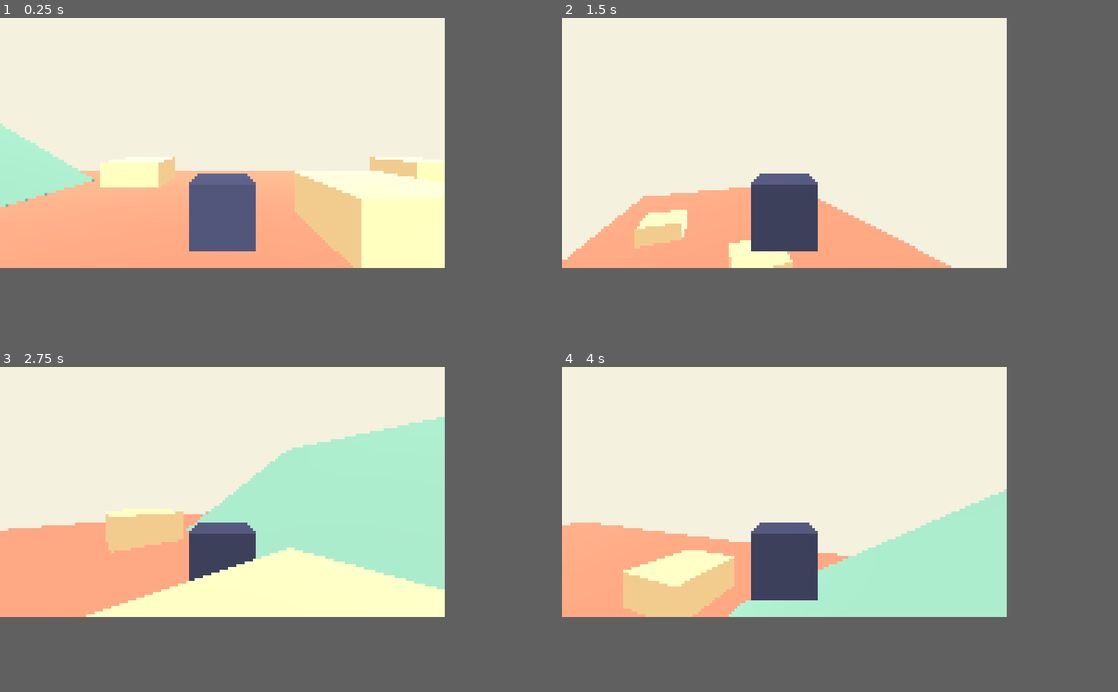
Above: before the commit, frames 1-4 (two rows, left to right).
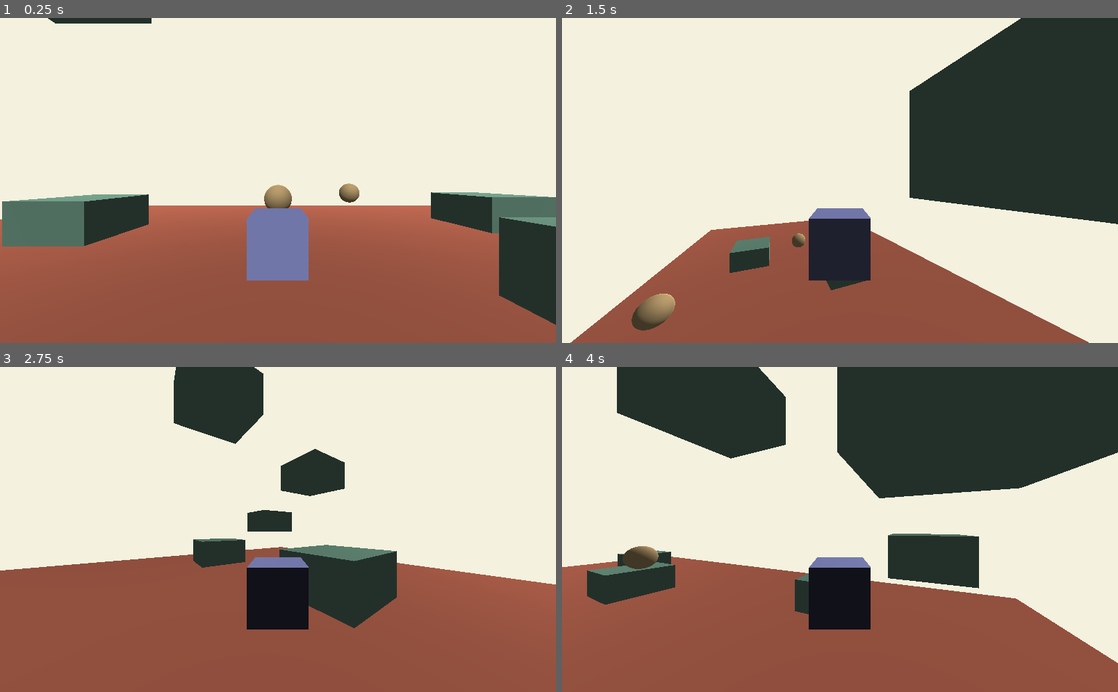
Above: after the commit, the same moments.

Repository: onsclom/shaders
Game: Godot game, scene res://World.tscn
Two runs of this game, one before a commit and one after it. Both use one fixed random seed, a clock stepped at 60 frames per second and the inputs below.
Inputs:
- Up to frame 1 (0.25 s): no input
- Up to frame 2 (1.5 s): hold D (move_right) 0.53-1.28 s; tap Space (jump) at 0.77 s; hold S (move_backwards) from 1.28 s (still down)
- Up to frame 3 (2.75 s): tap Space (jump) at 1.52 s; release S (move_backwards) at 2.03 s; hold D (move_right) from 2.03 s (still down)
- Up to frame 4 (4 s): release D (move_right) at 2.78 s; hold W (move_forwards) 2.78-3.53 s; tap Space (jump) at 3.02, 3.77 s; hold A (move_left) from 3.53 s (still down)
The window is 640x360 before the commit and 800x468 after it. Grey fills any space a smaller window leaves; there, only what the larger window draws over its background counts as a difference.

The runs differ from the first frame. In frame 1, 52% of the frame differs, in the area x 0-100%, y 0-100%; in frame 2, 46%; in frame 3, 62%; in frame 4, 68%.

Commit message:
Visual changes

Diff:
--- a/multiplayerTesting/Player.gd
+++ b/multiplayerTesting/Player.gd
@@ -31,7 +31,8 @@
 	move_vec = move_vec.rotated(Vector3(0, 1, 0), rotation.y)
 	move_vec *= MOVE_SPEED
 	move_vec.y = y_velo
-	move_and_slide(move_vec, Vector3(0, 1, 0))
+
+	y_velo = move_and_slide(move_vec, Vector3(0, 1, 0)).y
 
 	var grounded = is_on_floor()
 	y_velo -= GRAVITY
--- a/multiplayerTesting/Player.tscn
+++ b/multiplayerTesting/Player.tscn
@@ -5,15 +5,17 @@
 [sub_resource type="BoxShape" id=1]
 
 [sub_resource type="Environment" id=2]
-ambient_light_color = Color( 1, 1, 1, 1 )
+ambient_light_color = Color( 0.270588, 0.270588, 0.270588, 1 )
 
-[sub_resource type="SpatialMaterial" id=4]
+[sub_resource type="SpatialMaterial" id=3]
+params_diffuse_mode = 4
 albedo_color = Color( 0.239216, 0.25098, 0.356863, 1 )
+roughness = 0.5
 
-[sub_resource type="CubeMesh" id=3]
-material = SubResource( 4 )
+[sub_resource type="CubeMesh" id=4]
+material = SubResource( 3 )
 
-[node name="KinematicBody" type="KinematicBody"]
+[node name="Player" type="KinematicBody"]
 script = ExtResource( 1 )
 
 [node name="CollisionShape" type="CollisionShape" parent="."]
@@ -24,7 +26,8 @@
 [node name="Camera" type="Camera" parent="Spatial"]
 transform = Transform( 1, 0, 0, 0, 1, 0, 0, 0, 1, 0, 2.22621, 6.2586 )
 environment = SubResource( 2 )
+fov = 90.0
 
 [node name="MeshInstance" type="MeshInstance" parent="."]
-mesh = SubResource( 3 )
+mesh = SubResource( 4 )
 material/0 = null
--- a/multiplayerTesting/World.tscn
+++ b/multiplayerTesting/World.tscn
@@ -1,6 +1,7 @@
-[gd_scene load_steps=9 format=2]
+[gd_scene load_steps=11 format=2]
 
 [ext_resource path="res://Player.tscn" type="PackedScene" id=1]
+[ext_resource path="res://websocketClient.tscn" type="PackedScene" id=2]
 
 [sub_resource type="SpatialMaterial" id=1]
 albedo_color = Color( 0.878431, 0.478431, 0.372549, 1 )
@@ -11,22 +12,24 @@
 [sub_resource type="ConcavePolygonShape" id=3]
 data = PoolVector3Array( -1, 1, 1, 1, 1, 1, -1, -1, 1, 1, 1, 1, 1, -1, 1, -1, -1, 1, 1, 1, -1, -1, 1, -1, 1, -1, -1, -1 …(284 unchanged characters)…
 
-[sub_resource type="SpatialMaterial" id=4]
+[sub_resource type="SpatialMaterial" id=5]
+albedo_color = Color( 0.505882, 0.698039, 0.603922, 1 )
+
+[sub_resource type="CubeMesh" id=6]
+material = SubResource( 5 )
+
+[sub_resource type="SpatialMaterial" id=9]
 albedo_color = Color( 0.94902, 0.8, 0.560784, 1 )
 
-[sub_resource type="CubeMesh" id=5]
-material = SubResource( 4 )
+[sub_resource type="SphereMesh" id=7]
+material = SubResource( 9 )
 
-[sub_resource type="SpatialMaterial" id=6]
-albedo_color = Color( 0.505882, 0.698039, 0.603922, 1 )
-
-[sub_resource type="CubeMesh" id=7]
-material = SubResource( 6 )
+[sub_resource type="SphereShape" id=8]
 
 [node name="Spatial" type="Spatial"]
 
 [node name="MeshInstance" type="MeshInstance" parent="."]
-transform = Transform( 28, 0, 0, 0, 1, 0, 0, 0, 15, 5.28763, 0, 0 )
+transform = Transform( 28, 0, 0, 0, 1.5, 0, 0, 0, 15, 5, 0, 0 )
 mesh = SubResource( 2 )
 material/0 = null
 
@@ -35,39 +38,19 @@
 [node name="CollisionShape" type="CollisionShape" parent="MeshInstance/StaticBody"]
 shape = SubResource( 3 )
 
-[node name="MeshInstance2" type="MeshInstance" parent="."]
-transform = Transform( -2, -8.74228e-08, 0, 1.57361e-07, -0.9, 0, 0, 0, 2, 5.28763, 2, 0 )
-mesh = SubResource( 5 )
+[node name="MeshInstance7" type="MeshInstance" parent="."]
+transform = Transform( -2, -8.74228e-08, 0, 2.04569e-07, -1.17, 0, 0, 0, 2, -11.5157, 2.52311, -3.71621 )
+mesh = SubResource( 6 )
 material/0 = null
 
-[node name="StaticBody" type="StaticBody" parent="MeshInstance2"]
+[node name="StaticBody" type="StaticBody" parent="MeshInstance7"]
 
-[node name="CollisionShape" type="CollisionShape" parent="MeshInstance2/StaticBody"]
-shape = SubResource( 3 )
-
-[node name="MeshInstance4" type="MeshInstance" parent="."]
-transform = Transform( -2, -8.74228e-08, 0, 1.57361e-07, -0.9, 0, 0, 0, 2, 15.2876, 2, -8 )
-mesh = SubResource( 5 )
-material/0 = null
-
-[node name="StaticBody" type="StaticBody" parent="MeshInstance4"]
-
-[node name="CollisionShape" type="CollisionShape" parent="MeshInstance4/StaticBody"]
-shape = SubResource( 3 )
-
-[node name="MeshInstance5" type="MeshInstance" parent="."]
-transform = Transform( -2, -8.74228e-08, 0, 1.57361e-07, -0.9, 0, 0, 0, 2, -6.35278, 2, -8 )
-mesh = SubResource( 5 )
-material/0 = null
-
-[node name="StaticBody" type="StaticBody" parent="MeshInstance5"]
-
-[node name="CollisionShape" type="CollisionShape" parent="MeshInstance5/StaticBody"]
+[node name="CollisionShape" type="CollisionShape" parent="MeshInstance7/StaticBody"]
 shape = SubResource( 3 )
 
 [node name="MeshInstance8" type="MeshInstance" parent="."]
-transform = Transform( -7.44782, -1.935, 0, 4.44, -3.46064, 0, 0, 0, 7.2, -20.4361, 2, -2 )
-mesh = SubResource( 7 )
+transform = Transform( -2, -8.74228e-08, 0, 2.04569e-07, -1.17, 0, 0, 0, 2, 15.1005, 2.52311, -5.69047 )
+mesh = SubResource( 6 )
 material/0 = null
 
 [node name="StaticBody" type="StaticBody" parent="MeshInstance8"]
@@ -75,29 +58,127 @@
 [node name="CollisionShape" type="CollisionShape" parent="MeshInstance8/StaticBody"]
 shape = SubResource( 3 )
 
-[node name="MeshInstance6" type="MeshInstance" parent="."]
-transform = Transform( -2, -8.74228e-08, 0, 1.57361e-07, -0.9, 0, 0, 0, 2, -7.55462, 2, 4.47433 )
-mesh = SubResource( 5 )
+[node name="MeshInstance9" type="MeshInstance" parent="."]
+transform = Transform( -2, -8.74228e-08, 0, 2.04569e-07, -1.17, 0, 0, 0, 2, 8.20784, 2.52311, 3.68471 )
+mesh = SubResource( 6 )
 material/0 = null
 
-[node name="StaticBody" type="StaticBody" parent="MeshInstance6"]
+[node name="StaticBody" type="StaticBody" parent="MeshInstance9"]
 
-[node name="CollisionShape" type="CollisionShape" parent="MeshInstance6/StaticBody"]
+[node name="CollisionShape" type="CollisionShape" parent="MeshInstance9/StaticBody"]
 shape = SubResource( 3 )
 
-[node name="MeshInstance7" type="MeshInstance" parent="."]
-transform = Transform( -2, -8.74228e-08, 0, 1.57361e-07, -0.9, 0, 0, 0, 2, 23.5151, 2, 6.09706 )
-mesh = SubResource( 5 )
+[node name="MeshInstance10" type="MeshInstance" parent="."]
+transform = Transform( -2, -8.74228e-08, 0, 2.04569e-07, -1.17, 0, 0, 0, 2, 21.0044, 2.52311, 8.37243 )
+mesh = SubResource( 6 )
 material/0 = null
 
-[node name="StaticBody" type="StaticBody" parent="MeshInstance7"]
+[node name="StaticBody" type="StaticBody" parent="MeshInstance10"]
 
-[node name="CollisionShape" type="CollisionShape" parent="MeshInstance7/StaticBody"]
+[node name="CollisionShape" type="CollisionShape" parent="MeshInstance10/StaticBody"]
 shape = SubResource( 3 )
 
-[node name="KinematicBody" parent="." instance=ExtResource( 1 )]
+[node name="MeshInstance11" type="MeshInstance" parent="."]
+transform = Transform( -2, -8.74228e-08, 0, 2.04569e-07, -1.17, 0, 0, 0, 2, -9.57759, 2.52311, 8.37243 )
+mesh = SubResource( 6 )
+material/0 = null
+
+[node name="StaticBody" type="StaticBody" parent="MeshInstance11"]
+
+[node name="CollisionShape" type="CollisionShape" parent="MeshInstance11/StaticBody"]
+shape = SubResource( 3 )
+
+[node name="MeshInstance12" type="MeshInstance" parent="."]
+transform = Transform( -2, -8.74228e-08, 0, 2.04569e-07, -1.17, 0, 0, 0, 2, -15.777, 5.66665, 8.37243 )
+mesh = SubResource( 6 )
+material/0 = null
+
+[node name="StaticBody" type="StaticBody" parent="MeshInstance12"]
+
+[node name="CollisionShape" type="CollisionShape" parent="MeshInstance12/StaticBody"]
+shape = SubResource( 3 )
+
+[node name="MeshInstance13" type="MeshInstance" parent="."]
+transform = Transform( -2, -8.74228e-08, 0, 2.04569e-07, -1.17, 0, 0, 0, 2, -15.777, 9.51844, 1.45873 )
+mesh = SubResource( 6 )
+material/0 = null
+
+[node name="StaticBody" type="StaticBody" parent="MeshInstance13"]
+
+[node name="CollisionShape" type="CollisionShape" parent="MeshInstance13/StaticBody"]
+shape = SubResource( 3 )
+
+[node name="MeshInstance14" type="MeshInstance" parent="."]
+transform = Transform( -2, -8.74228e-08, 0, 2.04569e-07, -1.17, 0, 0, 0, 2, -7.2957, 12.4548, 1.45873 )
+mesh = SubResource( 6 )
+material/0 = null
+
+[node name="StaticBody" type="StaticBody" parent="MeshInstance14"]
+
+[node name="CollisionShape" type="CollisionShape" parent="MeshInstance14/StaticBody"]
+shape = SubResource( 3 )
+
+[node name="Player" parent="." instance=ExtResource( 1 )]
 transform = Transform( 1, 0, 0, 0, 1, 0, 0, 0, 1, 0, 2.18527, 0 )
 
 [node name="DirectionalLight" type="DirectionalLight" parent="."]
 transform = Transform( 1, 0, 0, 0, 0.674277, 0.738479, 0, -0.738479, 0.674277, 0, 6.08766, 0 )
 light_energy = 0.5
+
+[node name="websocketClient" parent="." instance=ExtResource( 2 )]
+
+[node name="RigidBody" type="RigidBody" parent="."]
+transform = Transform( 1, 0, 0, 0, 1, 0, 0, 0, 1, 0, 3.65585, -5.53209 )
+
+[node name="MeshInstance2" type="MeshInstance" parent="RigidBody"]
+mesh = SubResource( 7 )
+material/0 = null
+
+[node name="MeshInstance3" type="MeshInstance" parent="RigidBody"]
+mesh = SubResource( 7 )
+material/0 = null
+
+[node name="CollisionShape" type="CollisionShape" parent="RigidBody"]
+shape = SubResource( 8 )
+
+[node name="RigidBody2" type="RigidBody" parent="."]
+transform = Transform( 1, 0, 0, 0, 1, 0, 0, 0, 1, 7.51413, 3.65585, -10.9484 )
+
+[node name="MeshInstance2" type="MeshInstance" parent="RigidBody2"]
+mesh = SubResource( 7 )
+material/0 = null
+
+[node name="MeshInstance3" type="MeshInstance" parent="RigidBody2"]
+mesh = SubResource( 7 )
+material/0 = null
+
+[node name="CollisionShape" type="CollisionShape" parent="RigidBody2"]
+shape = SubResource( 8 )
+
+[node name="RigidBody3" type="RigidBody" parent="."]
+transform = Transform( 1, 0, 0, 0, 1, 0, 0, 0, 1, 7.51413, 7.25994, 4.30646 )
+
+[node name="MeshInstance2" type="MeshInstance" parent="RigidBody3"]
+mesh = SubResource( 7 )
+material/0 = null
+
+[node name="MeshInstance3" type="MeshInstance" parent="RigidBody3"]
+mesh = SubResource( 7 )
+material/0 = null
+
+[node name="CollisionShape" type="CollisionShape" parent="RigidBody3"]
+shape = SubResource( 8 )
+
+[node name="RigidBody4" type="RigidBody" parent="."]
+transform = Transform( 1, 0, 0, 0, 1, 0, 0, 0, 1, 17.3984, 7.25994, 0.361486 )
+
+[node name="MeshInstance2" type="MeshInstance" parent="RigidBody4"]
+mesh = SubResource( 7 )
+material/0 = null
+
+[node name="MeshInstance3" type="MeshInstance" parent="RigidBody4"]
+mesh = SubResource( 7 )
+material/0 = null
+
+[node name="CollisionShape" type="CollisionShape" parent="RigidBody4"]
+shape = SubResource( 8 )
--- /dev/null
+++ b/multiplayerTesting/outlineMaterial.tres
@@ -0,0 +1,5 @@
+[gd_resource type="SpatialMaterial" format=2]
+
+[resource]
+flags_unshaded = true
+albedo_color = Color( 0.294118, 0.294118, 0.294118, 1 )
--- a/multiplayerTesting/project.godot
+++ b/multiplayerTesting/project.godot
@@ -18,14 +18,9 @@
 config/name="multiplayerTesting"
 run/main_scene="res://World.tscn"
 
-[display]
+[debug]
 
-window/size/width=160
-window/size/height=90
-window/size/test_width=640
-window/size/test_height=360
-window/stretch/mode="viewport"
-window/stretch/aspect="keep"
+settings/stdout/print_fps=true
 
 [input]
 
@@ -62,7 +57,6 @@
 [rendering]
 
 quality/driver/driver_name="GLES2"
-quality/2d/use_pixel_snap=true
 vram_compression/import_etc=true
 vram_compression/import_etc2=false
 environment/default_clear_color=Color( 0.956863, 0.945098, 0.870588, 1 )
--- a/multiplayerTesting/websocketClient.gd
+++ b/multiplayerTesting/websocketClient.gd
@@ -3,9 +3,9 @@
 # The URL we will connect to
 
 # var websocket_url = "ws://echo.websocket.org"
-export var websocket_url = "ws://localhost:8080"
+#export var websocket_url = "ws://localhost:8080"
 
-#export var websocket_url = "ws://websocket-server-test-godot.herokuapp.com/" #this is deployed version
+export var websocket_url = "ws://websocket-server-test-godot.herokuapp.com/" #this is deployed version
 
 # Our WebSocketClient instance
 var _client = WebSocketClient.new()
Not shown, changed: index.pck
